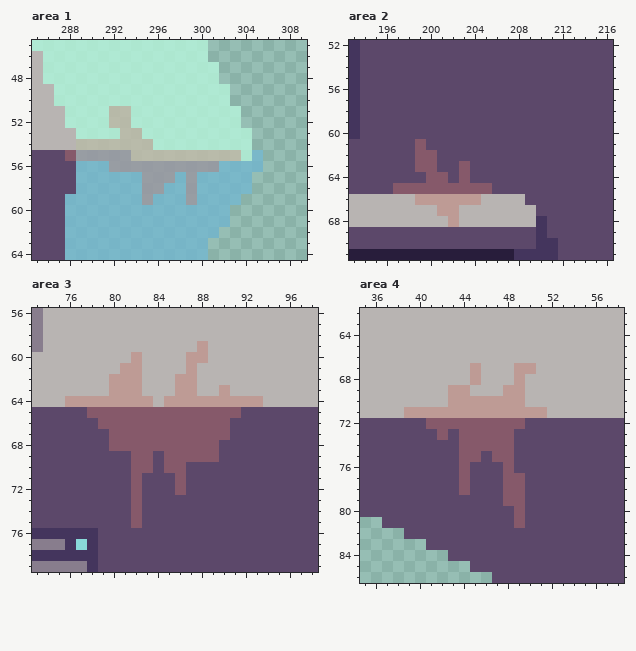
Two versions of one pixel-art file, __aseprite__/spaceship.aseprite. The picture above is the old version.
320x162 pixels, 1 frame. Colours within 5 levels of each other are drawn and written as one. Shown: area 1: x 285..309, y 45..64; area 2: x 193..216, y 52..71; area 3: x 73..98, y 56..79; area 4: x 35..58, y 62..86. The commit also changed other parts of the picture, which this record leaves out.
New version:
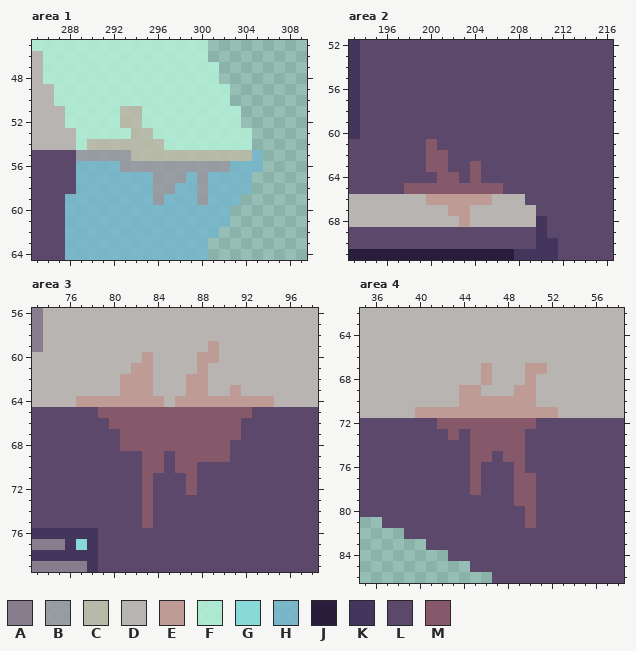
Palette (. is transparent): A #887d8d  B #9898a1de  C #bebaa8de  D #b8b4b2  E #be9b95  F #b6f5dbc8  G #89d9d9  H #72b6cfc8  J #281d3b  K #44355d  L #5c486a  M #86596a
Difference:
Area 1, layer "Layer 8":
y 51..52: x 292 C -> F; x 294 F -> C
y 53: x 293 C -> F; x 295 F -> C
y 54: x 289 C -> F; x 296 F -> C
y 55: x 288 M -> L; x 304 F -> C
y 56: x 292 B -> H; x 302 H -> B
y 57: x 295 B -> H; x 298..300 HBH -> BHB
y 58: x 295 B -> H; x 297 H -> B; x 299..300 BH -> HB
y 59: x 295..296 BH -> HB; x 299..300 BH -> HB
Area 2, layer "Layer 8":
y 61: x 199..200 ML -> LM
y 62: x 199 M -> L; x 201 L -> M
y 63: x 199 M -> L; x 201 L -> M; x 203..204 ML -> LM
y 64: x 200 M -> L; x 202..204 LML -> MLM
y 65: x 197 M -> L; x 206 L -> M
y 66: x 199 E -> D; x 205 D -> E
y 67: x 201 E -> D; x 203 D -> E
y 68: x 202..203 ED -> DE
Area 3, layer "Layer 8":
y 59: x 88..89 ED -> DE
y 60: x 82..83 ED -> DE; x 87 E -> D; x 89 D -> E
y 61: x 81 E -> D; x 83 D -> E; x 87..88 ED -> DE
y 62: x 80 E -> D; x 83 D -> E; x 86 E -> D; x 88 D -> E
y 63: x 80 E -> D; x 83 D -> E; x 86 E -> D; x 88 D -> E; x 90..91 ED -> DE
y 64: x 76 E -> D; x 84..85 DE -> ED; x 94 D -> E
y 65: x 78 M -> L; x 92 L -> M
y 66: x 79 M -> L; x 91 L -> M
y 67: x 80 M -> L; x 91 L -> M
y 68: x 80 M -> L; x 90 L -> M
y 69: x 82 M -> L; x 84..85 LM -> ML; x 90 L -> M
y 70: x 82 M -> L; x 84..85 LM -> ML; x 87 L -> M
y 71..72: x 82..83 ML -> LM; x 86..87 ML -> LM
y 73..75: x 82..83 ML -> LM
Area 4, layer "Layer 8":
y 67: x 45..46 ED -> DE; x 49 E -> D; x 51 D -> E
y 68: x 45..46 ED -> DE; x 49..50 ED -> DE
y 69: x 43 E -> D; x 45 D -> E; x 48 E -> D; x 50 D -> E
y 70: x 43 E -> D; x 50 D -> E
y 71: x 39 E -> D; x 52 D -> E
y 72: x 41 M -> L; x 50 L -> M
y 73: x 42..44 MLM -> LML; x 49 L -> M
y 74: x 44 M -> L; x 49 L -> M
y 75: x 44 M -> L; x 46..47 LM -> ML; x 49 L -> M
y 76: x 44..45 ML -> LM; x 48..49 ML -> LM
y 77..78: x 44..45 ML -> LM; x 48 M -> L; x 50 L -> M
y 79: x 48 M -> L; x 50 L -> M
y 80..81: x 49..50 ML -> LM
Pixel boxes of the changes (left, top, right, bottom) in both pictures:
changed: (65, 106, 252, 205)
changed: (393, 139, 503, 227)
changed: (65, 341, 274, 528)
changed: (404, 363, 558, 528)
